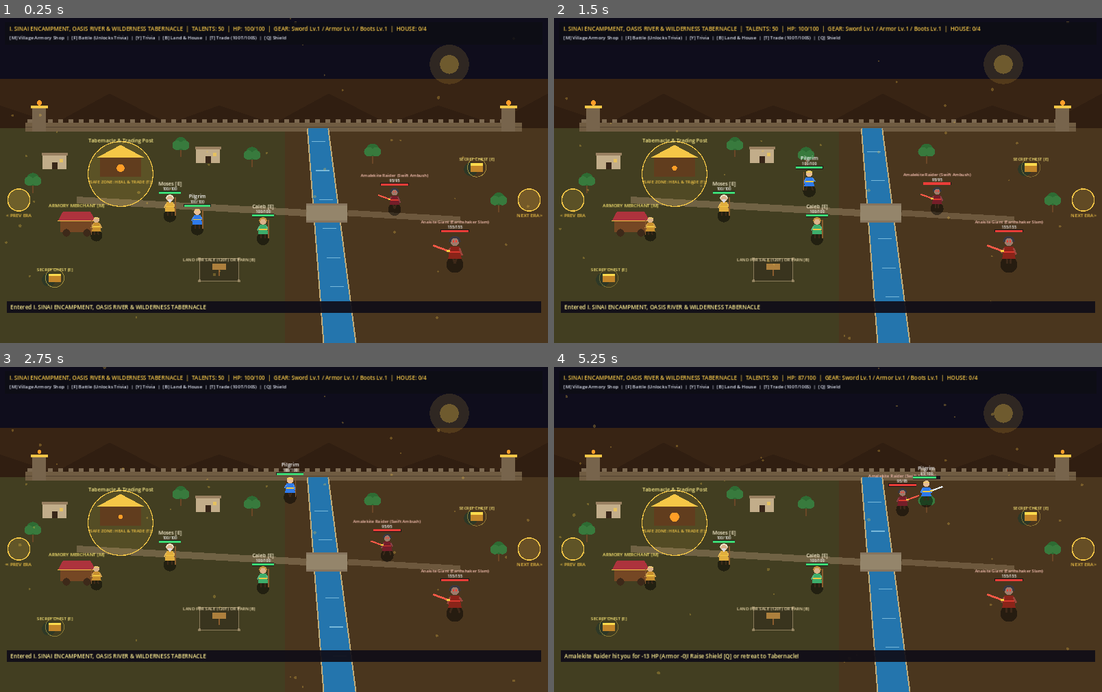
Above: before the commit, frames 1-4 (two rows, left to right).
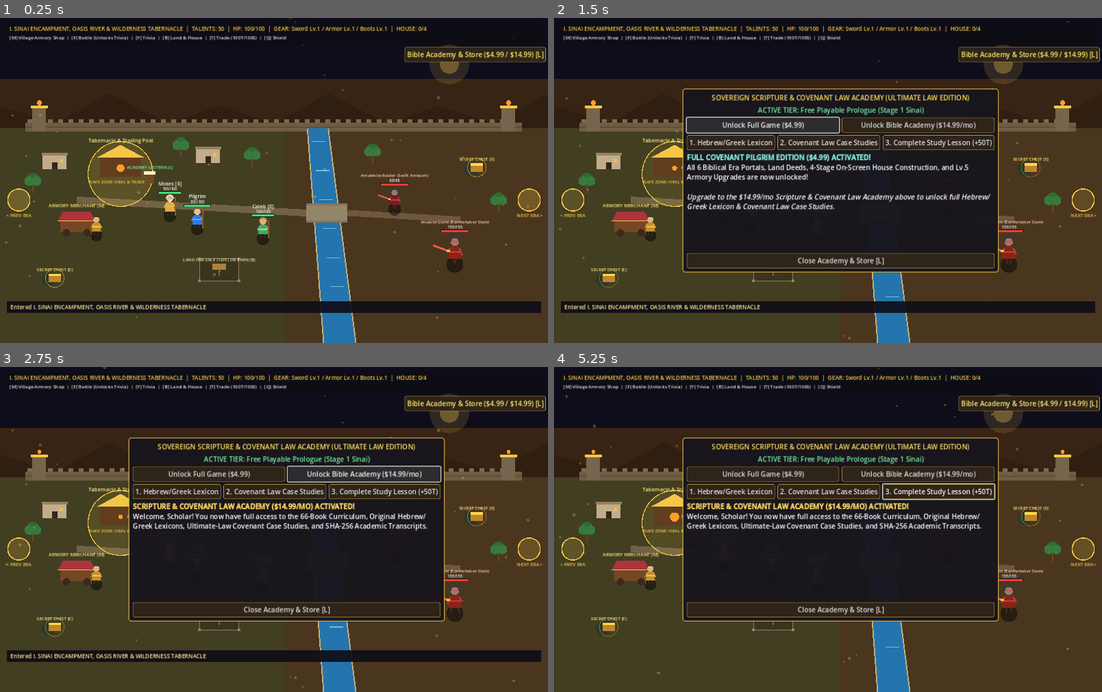
Above: after the commit, the same moments.

Repository: mrshumphrey3251-ai/hvf-bible-game-core
Game: Godot game, scene res://scenes/main.tscn
The game is run twice, just before and just after one commit, with the same random seed, the same clock (stepped at 60 frames per second) and the same inputs.
Inputs (mouse positions are in pixels of both pictures, inside the frame that each line leads up to):
- Up to frame 1 (0.25 s): no input
- Up to frame 2 (1.5 s): click (1030, 53) at 0.5 s, where only the run after the commit has a clickable "Bible Academy & Store ($4.99 …"; click (762, 125) at 1.25 s, where only the run after the commit has a clickable "Unlock Full Game ($4.99)"
- Up to frame 3 (2.75 s): click (361, 474) at 2 s, where only the run after the commit has a clickable "Unlock Bible Academy ($14.99/…"
- Up to frame 4 (5.25 s): click (729, 490) at 2.75 s, where only the run after the commit has a clickable "1. Hebrew/Greek Lexicon"; click (828, 490) at 3.5 s, where only the run after the commit has a clickable "2. Covenant Law Case Studies"; click (937, 490) at 4.25 s, where only the run after the commit has a clickable "3. Complete Study Lesson (+50…"; tap Enter at 5 s; move the mouse to (828, 529) at 5.02 s; hold D from 5.03 s (still down); tap E at 5.1 s; click (828, 529) at 5.17 s

The runs differ from the first frame. In frame 1, 1.2% of the frame differs, in the area x 23-100%, y 8-51%; in frame 2, 32%; in frame 3, 32%; in frame 4, 35%, in the area x 1-100%, y 2-91%.
Error before the commit: Invalid access to property or key 'academy_toggled' on a base object of type 'Control (SovereignImmersiveWorld)'. (res://scripts/omni_bridge_client.gd:388)
Error after the commit: Invalid access to property or key 'academy_toggled' on a base object of type 'Control (SovereignImmersiveWorld)'. (res://scripts/omni_bridge_client.gd:401)

Commit message:
Phase 41B.3: Add prominent Top-Right Bible Academy & Store button and in-world Sacred Scroll Lectern

Diff:
--- a/frontend_godot/scripts/omni_bridge_client.gd
+++ b/frontend_godot/scripts/omni_bridge_client.gd
@@ -385,6 +385,19 @@
 			acad_panel.visible = not acad_panel.visible
 
 		academy_btn.pressed.connect(toggle_acad_fn)
+		var top_acad_btn: Button = Button.new()
+		top_acad_btn.name = "TopAcademyStoreBtn"
+		top_acad_btn.text = "Bible Academy & Store ($4.99 / $14.99) [L]"
+		top_acad_btn.z_index = 25
+		top_acad_btn.set_anchors_preset(Control.PRESET_TOP_RIGHT)
+		top_acad_btn.offset_left = -335.0
+		top_acad_btn.offset_right = -20.0
+		top_acad_btn.offset_top = 68.0
+		top_acad_btn.offset_bottom = 100.0
+		top_acad_btn.add_theme_color_override("font_color", Color(1.0, 0.92, 0.42))
+		top_acad_btn.pressed.connect(toggle_acad_fn)
+		add_child(top_acad_btn)
+
 		world_node.academy_toggled.connect(toggle_acad_fn)
 		world_node.upgrade_modal_requested.connect(func(reason_txt: String):
 			acad_panel.visible = true
--- a/frontend_godot/scripts/sovereign_immersive_world.gd
+++ b/frontend_godot/scripts/sovereign_immersive_world.gd
@@ -384,6 +384,11 @@
 			return
 		if event.button_index == MOUSE_BUTTON_LEFT:
 			var st: Dictionary = WORLD_STAGES.get(current_stage, WORLD_STAGES["ERA_TORAH"])
+			var tab_c: Vector2 = _norm_to_screen(float(st["tabernacle_pos"].x), float(st["tabernacle_pos"].y))
+			if click_p.distance_to(tab_c + Vector2(68.0, 12.0)) <= 36.0:
+				emit_signal("academy_toggled")
+				accept_event()
+				return
 			var m_norm: Vector2 = st.get("merchant_pos", Vector2(0.14, 0.64))
 			var merch_screen: Vector2 = _norm_to_screen(m_norm.x, m_norm.y)
 			if click_p.distance_to(merch_screen) <= 56.0:
@@ -1157,6 +1162,12 @@
 	if font != null:
 		draw_string(font, tab_pos + Vector2(-95.0, -74.0), str(st.get("tabernacle_name", "Tabernacle Sanctuary")), HORIZONTAL_ALIGNMENT_CENTER, 190, 12, Color(1.0, 0.94, 0.55))
 		draw_string(font, tab_pos + Vector2(-95.0, 22.0), "[SAFE ZONE: HEAL & TRADE (T)]", HORIZONTAL_ALIGNMENT_CENTER, 190, 10, accent_col)
+	# Sacred Scroll Lectern [L] for Scripture & Covenant Law Academy
+	var lec_pos: Vector2 = tab_pos + Vector2(68.0, 12.0)
+	draw_rect(Rect2(lec_pos.x - 10.0, lec_pos.y - 12.0, 20.0, 22.0), Color(0.45, 0.28, 0.14))
+	draw_rect(Rect2(lec_pos.x - 14.0, lec_pos.y - 18.0, 28.0, 8.0), Color(0.98, 0.94, 0.78))
+	if font != null:
+		draw_string(font, lec_pos + Vector2(-60.0, -24.0), "ACADEMY LECTERN [L]", HORIZONTAL_ALIGNMENT_CENTER, 120, 10, Color(0.48, 0.96, 0.72))
 
 	# 2. SECRET CHESTS
 	var chests: Array = st.get("chests", [])
